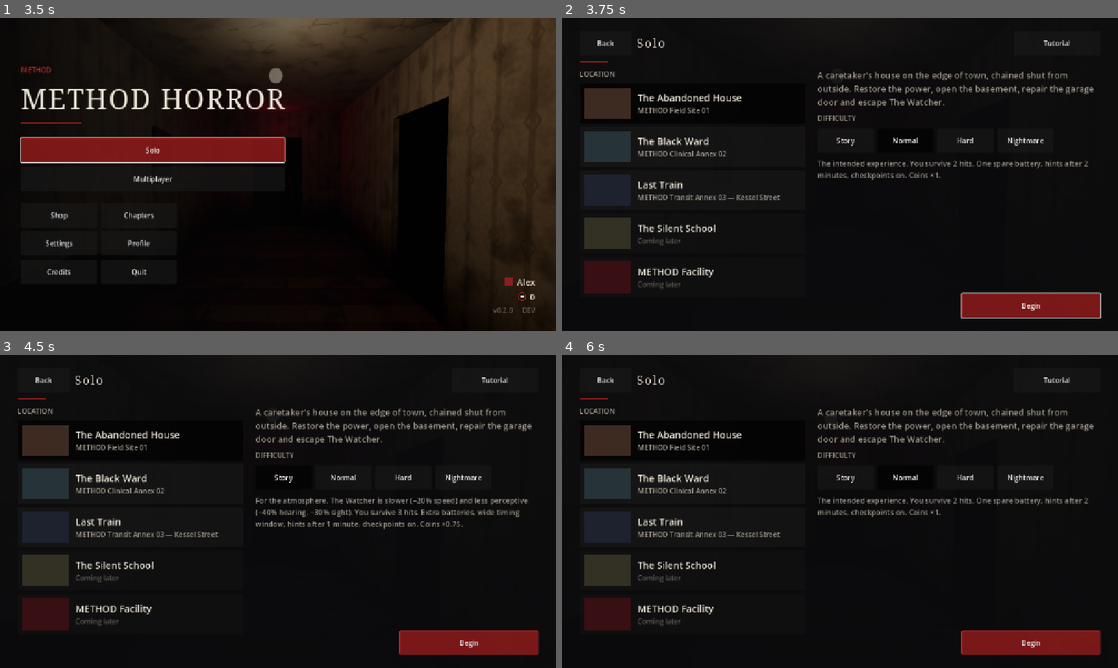
Above: before the commit, frames 1-4 (two rows, left to right).
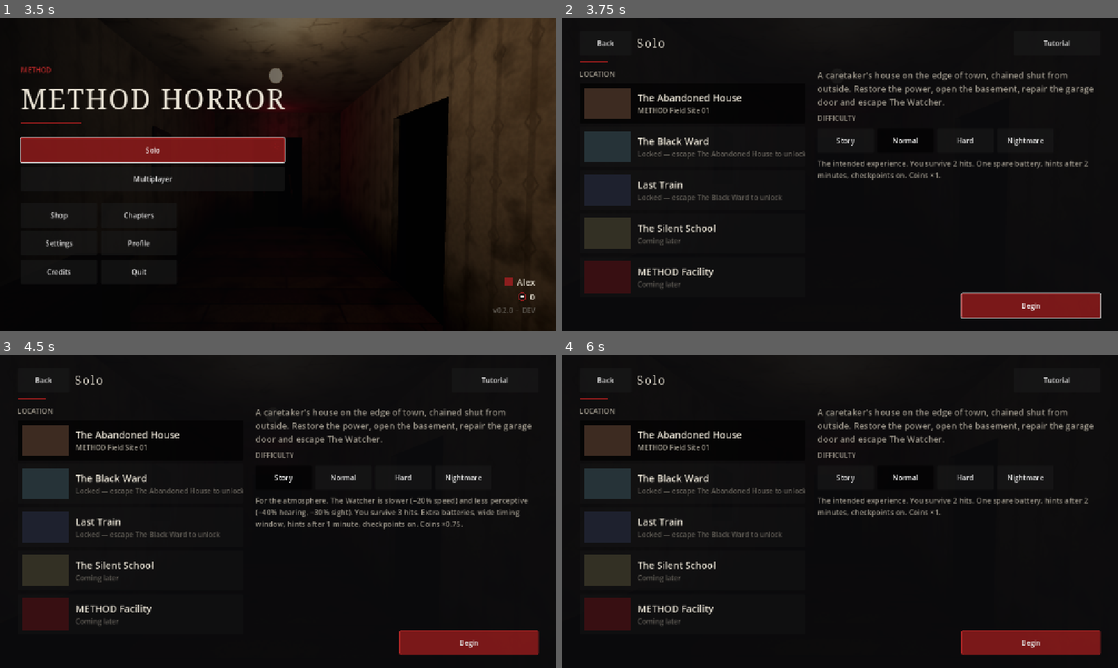
Above: after the commit, the same moments.

Repository: NorihyDev/method-horror-game
Game: Godot game, scene res://scenes/boot/boot.tscn
The game is run twice, just before and just after one commit, with the same random seed, the same clock (stepped at 60 frames per second) and the same inputs.
Inputs (mouse positions are in pixels of both pictures, inside the frame that each line leads up to):
- Up to frame 1 (3.5 s): tap Enter at 0.5 s; drag from (278, 174) to (333, 105) at 0.52 s; click "Continue" at 1.25 s; click (278, 152) at 2.02 s; type "Alex" at 2.1 s; click "Confirm" at 2.75 s
- Up to frame 2 (3.75 s): click "Solo" at 3.5 s
- Up to frame 3 (4.5 s): click "Story" at 4.25 s
- Up to frame 4 (6 s): click "Story" at 5 s; click "Normal" at 5.75 s

Frame 1 is identical in both runs. In frame 2, 0.6% of the frame differs, in the area x 13-44%, y 42-59%; in frame 3, 0.6%; in frame 4, 0.6%.

Commit message:
Unlock maps in order, verified by the server for online rooms
Offline, The Black Ward opens after escaping The Abandoned House and Last
Train after The Black Ward; locked cards explain what opens them and a
locked map cannot be started. Online, the lobby service checks the room
owner's verified completions when a room is created, refuses locked maps,
and tells the game server which maps the owner may switch to in the lobby;
LAN hosts offer the maps unlocked on their device. A test keeps the
service's prerequisites in step with the game's map resources, and a
multiplayer test checks that both new maps replicate (enemy profile,
powered monitors, ghost trains).

Co-Authored-By: Claude Opus 5.5 <noreply@anthropic.com>

Diff:
--- a/game/localization/en.json
+++ b/game/localization/en.json
@@ -875,5 +875,22 @@
 	"TAPE_STATION_1": "Transit Annex 03. Subject Hollis, former lineman. Session twelve.",
 	"TAPE_STATION_2": "He says the lamp shows him the truth of people. Outside the beam, he says, there is nothing worth seeing.",
 	"TAPE_STATION_3": "He still listens for trains. When one passes, he stops and waits for it like a dog for its master.",
-	"TAPE_STATION_4": "If you are hearing this: stay out of his light, and when the last train comes — do not miss it."
+	"TAPE_STATION_4": "If you are hearing this: stay out of his light, and when the last train comes — do not miss it.",
+
+	"MAP_LOCKED_BY": "Locked — escape %s to unlock",
+	"MAP_LOCKED_TIP": "Each location opens once you escape the previous one on this device.",
+	"NET_MAP_LOCKED": "Online, this location opens after you escape the previous one in an online match.",
+
+	"SHOP_WALLET_LOCAL": "This device",
+	"SHOP_WALLET_ONLINE": "Online (verified)",
+	"SHOP_ONLINE_NOTE": "Online coins are earned in online matches and kept by the METHOD service. They are separate from this device's coins. Anything you own in either wallet can be worn.",
+	"SHOP_ONLINE_LOADING": "Checking your online wallet…",
+	"SHOP_ONLINE_BUYING": "Buying…",
+	"SHOP_ONLINE_UNREACHABLE": "The online wallet can't be reached right now.",
+	"SHOP_OWNED_OTHER": "Owned (other wallet)",
+	"SHOP_BUY_ONLINE": "Buy online for %d",
+	"SHOP_CONFIRM_BODY_ONLINE": "Buy %s for %d online coins? The METHOD service records the purchase.",
+	"NET_INSUFFICIENT_FUNDS": "Not enough online coins.",
+	"NET_ALREADY_OWNED": "You already own this online.",
+	"NET_ITEM_UNKNOWN": "That item isn't sold online."
 }
--- a/game/localization/fr.json
+++ b/game/localization/fr.json
@@ -875,5 +875,22 @@
 	"TAPE_STATION_1": "Annexe de transit 03. Sujet Hollis, ancien cheminot. Séance douze.",
 	"TAPE_STATION_2": "Il dit que la lampe lui montre la vérité des gens. Hors du faisceau, dit-il, il n’y a rien qui vaille d’être vu.",
 	"TAPE_STATION_3": "Il écoute toujours les trains. Quand l’un d’eux passe, il s’arrête et l’attend comme un chien son maître.",
-	"TAPE_STATION_4": "Si vous entendez ceci : restez hors de sa lumière, et quand viendra le dernier train — ne le ratez pas."
+	"TAPE_STATION_4": "Si vous entendez ceci : restez hors de sa lumière, et quand viendra le dernier train — ne le ratez pas.",
+
+	"MAP_LOCKED_BY": "Verrouillé — échappez-vous de : %s pour débloquer",
+	"MAP_LOCKED_TIP": "Chaque lieu se débloque quand vous vous êtes échappé du précédent sur cet appareil.",
+	"NET_MAP_LOCKED": "En ligne, ce lieu se débloque après vous être échappé du précédent lors d’une partie en ligne.",
+
+	"SHOP_WALLET_LOCAL": "Cet appareil",
+	"SHOP_WALLET_ONLINE": "En ligne (vérifié)",
+	"SHOP_ONLINE_NOTE": "Les pièces en ligne se gagnent en parties en ligne et sont conservées par le service METHOD. Elles sont distinctes des pièces de cet appareil. Tout ce que vous possédez dans l’un ou l’autre portefeuille peut être porté.",
+	"SHOP_ONLINE_LOADING": "Vérification du portefeuille en ligne…",
+	"SHOP_ONLINE_BUYING": "Achat en cours…",
+	"SHOP_ONLINE_UNREACHABLE": "Le portefeuille en ligne est injoignable pour le moment.",
+	"SHOP_OWNED_OTHER": "Possédé (autre portefeuille)",
+	"SHOP_BUY_ONLINE": "Acheter en ligne pour %d",
+	"SHOP_CONFIRM_BODY_ONLINE": "Acheter %s pour %d pièces en ligne ? Le service METHOD enregistre l’achat.",
+	"NET_INSUFFICIENT_FUNDS": "Pas assez de pièces en ligne.",
+	"NET_ALREADY_OWNED": "Vous possédez déjà cet objet en ligne.",
+	"NET_ITEM_UNKNOWN": "Cet objet n’est pas vendu en ligne."
 }
--- a/game/resources/maps/black_ward.tres
+++ b/game/resources/maps/black_ward.tres
@@ -17,6 +17,7 @@
 max_players = 6
 is_tutorial = false
 estimated_minutes = 22
+unlocked_by = &"house"
 preview_color = Color(0.15, 0.2, 0.22, 1)
 briefing_keys = PackedStringArray("BRIEF_WARD_1", "BRIEF_WARD_2", "BRIEF_WARD_3")
 base_escape_reward = 120
--- a/game/resources/maps/last_train.tres
+++ b/game/resources/maps/last_train.tres
@@ -17,6 +17,7 @@
 max_players = 6
 is_tutorial = false
 estimated_minutes = 24
+unlocked_by = &"black_ward"
 preview_color = Color(0.12, 0.13, 0.18, 1)
 briefing_keys = PackedStringArray("BRIEF_TRAIN_1", "BRIEF_TRAIN_2", "BRIEF_TRAIN_3")
 base_escape_reward = 140
--- a/game/scripts/core/map_definition.gd
+++ b/game/scripts/core/map_definition.gd
@@ -19,6 +19,9 @@
 @export_range(1, 6) var max_players: int = 6
 @export var is_tutorial: bool = false
 @export var estimated_minutes: int = 20
+## Map that must be escaped first (offline: on this device; online: verified
+## by the lobby service). Empty = available from the start.
+@export var unlocked_by: StringName = &""
 ## Preview tint used by the procedural map card.
 @export var preview_color: Color = Color(0.2, 0.18, 0.17)
 ## Translation keys shown on the loading/briefing screen.
--- a/game/scripts/core/session_service.gd
+++ b/game/scripts/core/session_service.gd
@@ -92,6 +92,24 @@
 	return difficulties[1] if difficulties.size() > 1 else null
 
 
+## Offline progression: a map opens once its prerequisite was escaped on this
+## device. Online rooms use the lobby's verified completions instead.
+func is_map_unlocked(map_id: String) -> bool:
+	var def := map_def(map_id)
+	if def == null or not def.is_playable():
+		return false
+	return String(def.unlocked_by).is_empty() or Saves.is_map_completed(String(def.unlocked_by))
+
+
+## Playable, non-tutorial maps this device has unlocked (LAN rooms use this).
+func unlocked_map_ids() -> PackedStringArray:
+	var out: PackedStringArray = []
+	for m in maps:
+		if m.is_playable() and not m.is_tutorial and is_map_unlocked(String(m.id)):
+			out.append(String(m.id))
+	return out
+
+
 func item(id: String) -> ItemDefinition:
 	return items.get(id)
 
@@ -111,6 +129,9 @@
 
 
 func start_solo(map_id: String, difficulty_id: String, resume_snapshot: Dictionary = {}) -> void:
+	if not is_map_unlocked(map_id) and resume_snapshot.is_empty():
+		Log.warn("session", "Refused to start a locked map", {"map": map_id})
+		return
 	var rng := RandomNumberGenerator.new()
 	rng.randomize()
 	match_config = {
--- a/game/scripts/network/dedicated_server.gd
+++ b/game/scripts/network/dedicated_server.gd
@@ -36,6 +36,9 @@
 	root.add_child(net)
 	net.world_parent = Session.app.world_root
 	net.ticket_secret = secret
+	var allowed := AppInfo.arg_value("--allowed-maps", "")
+	if not allowed.is_empty():
+		net.allowed_maps = PackedStringArray(allowed.split(",", false))
 	net.reconnect_window = clampf(
 		float(AppInfo.arg_value("--reconnect-window", str(NetProtocol.RECONNECT_WINDOW))), 5.0, 300.0
 	)
--- a/game/scripts/network/net_bridge.gd
+++ b/game/scripts/network/net_bridge.gd
@@ -41,6 +41,9 @@
 var ticket_secret := ""
 ## Seconds a disconnected player's slot is kept during a match.
 var reconnect_window := NetProtocol.RECONNECT_WINDOW
+## Maps the room may switch to (the owner's unlocks; set by the lobby for
+## online rooms, by local progress for LAN). Empty = every playable map.
+var allowed_maps: PackedStringArray = []
 var expected_room_id := ""
 ## Display name / color of a LAN host's own player.
 var host_name := ""
@@ -373,6 +376,7 @@
 		)
 	room["members"] = members
 	room["owner_pid"] = _owner_pid
+	room["allowed_maps"] = allowed_maps
 	room["phase"] = _phase
 	room_updated.emit(room)
 	_rpc_all("_s_room", [room])
@@ -400,6 +404,8 @@
 		return
 	var def := Session.map_def(map_id)
 	if def == null or not def.is_playable() or def.is_tutorial:
+		return
+	if not allowed_maps.is_empty() and not allowed_maps.has(map_id):
 		return
 	if Session.difficulty(difficulty_id) == null or not def.supported_difficulties.has(StringName(difficulty_id)):
 		return
--- a/game/scripts/network/online_flow.gd
+++ b/game/scripts/network/online_flow.gd
@@ -112,6 +112,7 @@
 	kind = Kind.LAN_HOST
 	net.host_name = Saves.display_name()
 	net.host_color = Saves.avatar_color_index()
+	net.allowed_maps = Session.unlocked_map_ids()
 	var err := net.host(
 		NetProtocol.LAN_PORT,
 		{"room_id": "lan", "map_id": "house", "difficulty_id": "normal", "max_players": LAN_MAX_PLAYERS - 1},
--- a/game/scripts/ui/screens/lobby_screen.gd
+++ b/game/scripts/ui/screens/lobby_screen.gd
@@ -216,8 +216,9 @@
 	if owner:
 		var maps: Array = []
 		var labels: Array = []
+		var allowed: Array = room.get("allowed_maps", [])
 		for m in Session.maps:
-			if m.is_playable() and not m.is_tutorial:
+			if m.is_playable() and not m.is_tutorial and (allowed.is_empty() or allowed.has(String(m.id))):
 				maps.append(String(m.id))
 				labels.append(tr(m.title_key))
 		_settings_box.add_child(
--- a/game/scripts/ui/screens/solo_setup_screen.gd
+++ b/game/scripts/ui/screens/solo_setup_screen.gd
@@ -88,15 +88,21 @@
 	v.mouse_filter = Control.MOUSE_FILTER_IGNORE
 	v.add_child(UI.label(m.title_key, ThemeFactory.FONT_BODY + 2))
 	var status := ""
+	var unlocked := Session.is_map_unlocked(String(m.id))
 	if not m.is_playable():
 		status = tr("MAP_COMING_LATER")
+	elif not unlocked:
+		var prereq := Session.map_def(String(m.unlocked_by))
+		status = tr("MAP_LOCKED_BY") % tr(prereq.title_key if prereq else "")
 	else:
 		var prog := Saves.map_progress(String(m.id))
 		status = tr(m.location_key)
 		if bool(prog.get("completed", false)):
 			status += "  ·  " + tr("SOLO_BEST") % UI.format_time(float(prog.get("best_time", 0.0)))
 	var s := UI.label(
-		status, ThemeFactory.FONT_SMALL, ThemeFactory.TEXT_DIM if m.is_playable() else ThemeFactory.TEXT_FAINT
+		status,
+		ThemeFactory.FONT_SMALL,
+		ThemeFactory.TEXT_DIM if m.is_playable() and unlocked else ThemeFactory.TEXT_FAINT
 	)
 	s.auto_translate_mode = Node.AUTO_TRANSLATE_MODE_DISABLED
 	v.add_child(s)
@@ -104,7 +110,7 @@
 	b.add_child(h)
 	var id := String(m.id)
 	_map_buttons[id] = b
-	if m.is_playable():
+	if m.is_playable() and unlocked:
 		b.pressed.connect(
 			func() -> void:
 				AudioService.play_ui("ui_click")
@@ -112,7 +118,7 @@
 		)
 	else:
 		b.disabled = true
-		b.tooltip_text = "MAP_COMING_LATER_TIP"
+		b.tooltip_text = "MAP_COMING_LATER_TIP" if not m.is_playable() else "MAP_LOCKED_TIP"
 	return b
 
 
--- a/game/tests/integration/test_multiplayer.gd
+++ b/game/tests/integration/test_multiplayer.gd
@@ -327,3 +327,48 @@
 		snet.mc.damage_player(a_pid)
 	assert_true(await _wait_for(func() -> bool: return anet.mc.is_finished()), "A's client sees the end")
 	assert_eq(snet.mc.state.result, "defeat")
+
+
+## New maps over the network: the client builds the same level, its enemy
+## puppet uses the map's profile, and map-specific state (monitors powered by
+## the ward's power flag, the station's ghost train) reaches clients.
+func test_new_maps_replicate() -> void:
+	for map_id in ["black_ward", "last_train"]:
+		_start_server()
+		var snet: NetBridge = server["net"]
+		snet.server_set_options(map_id, "normal")
+		assert_eq(str(snet.room["map_id"]), map_id, "owner can pick %s" % map_id)
+		var a := _join("user-aaaaaaaa", "Ann")
+		clients.append(a)
+		assert_true(await _wait_for(func() -> bool: return _has_event(a, "joined")), "joined %s room" % map_id)
+		var anet: NetBridge = a["net"]
+		anet.request_start()
+		assert_true(await _wait_for(func() -> bool: return _has_event(a, "begun"), 900), "%s match began" % map_id)
+		assert_eq(String(anet.mc.map_def.id), map_id, "client built the same map")
+		# Force the enemy in now and check the client's puppet.
+		snet.mc.set("_enemy_arrival_at", 0.0)
+		assert_true(
+			await _wait_for(func() -> bool: return not anet.mc.enemies.is_empty(), 600), "%s enemy replicated" % map_id
+		)
+		if not anet.mc.enemies.is_empty():
+			var puppet: Watcher = anet.mc.enemies[0]
+			var expected := "sister" if map_id == "black_ward" else "lineman"
+			assert_eq(puppet.profile.id, expected, "client puppet uses the %s profile" % expected)
+		if map_id == "black_ward":
+			snet.mc.set_flag("ward_power")
+			assert_true(
+				await _wait_for(func() -> bool: return (anet.mc.entities["monitor_1"] as MonitorClue).powered),
+				"monitors light up on the client"
+			)
+			assert_true(
+				int(anet.mc.state.entities["monitor_1"].get("digit", -1)) >= 0, "monitor readings are public state"
+			)
+		else:
+			snet.mc.set_entity_state("ghost_train", {"start": snet.mc.state.elapsed, "dir": 1})
+			assert_true(
+				await _wait_for(
+					func() -> bool: return float(anet.mc.state.entities["ghost_train"].get("start", -1.0)) >= 0.0
+				),
+				"ghost train pass reaches the client"
+			)
+		await after_each()
--- /dev/null
+++ b/game/tests/unit/test_progression.gd
@@ -0,0 +1,34 @@
+extends TestCase
+## Offline map progression: each map opens after the previous one is escaped
+## on this device, and a locked map cannot be started.
+
+var _saved_progress: Dictionary
+
+
+func before_each() -> void:
+	_saved_progress = (Saves.data["progress"]["maps"] as Dictionary).duplicate(true)
+	(Saves.data["progress"]["maps"] as Dictionary).clear()
+
+
+func after_each() -> void:
+	Saves.data["progress"]["maps"] = _saved_progress
+
+
+func test_maps_unlock_in_order() -> void:
+	assert_true(Session.is_map_unlocked("house"), "the house is open from the start")
+	assert_true(Session.is_map_unlocked("tutorial"), "the tutorial is always open")
+	assert_false(Session.is_map_unlocked("black_ward"), "the ward waits for the house")
+	assert_false(Session.is_map_unlocked("last_train"), "the station waits for the ward")
+	assert_false(Session.is_map_unlocked("silent_school"), "planned maps are never unlocked")
+	Saves.record_completion("house", "story", 600.0)
+	assert_true(Session.is_map_unlocked("black_ward"), "escaping the house opens the ward")
+	assert_false(Session.is_map_unlocked("last_train"))
+	Saves.record_completion("black_ward", "normal", 900.0)
+	assert_true(Session.is_map_unlocked("last_train"), "escaping the ward opens the station")
+	assert_eq(Array(Session.unlocked_map_ids()), ["house", "black_ward", "last_train"], "LAN rooms offer unlocked maps")
+
+
+func test_locked_map_cannot_be_started() -> void:
+	var before := Session.match_config.duplicate()
+	Session.start_solo("last_train", "normal")
+	assert_eq(Session.match_config, before, "starting a locked map is refused")
Not shown, added: game/tests/unit/test_progression.gd.uid
Not shown, changed: services/lobby/src/catalog.ts
Not shown, changed: services/lobby/src/servers.ts
Not shown, changed: services/lobby/src/service.ts
Not shown, changed: services/lobby/test/api.test.ts
Not shown, changed: services/lobby/test/catalog.test.ts
